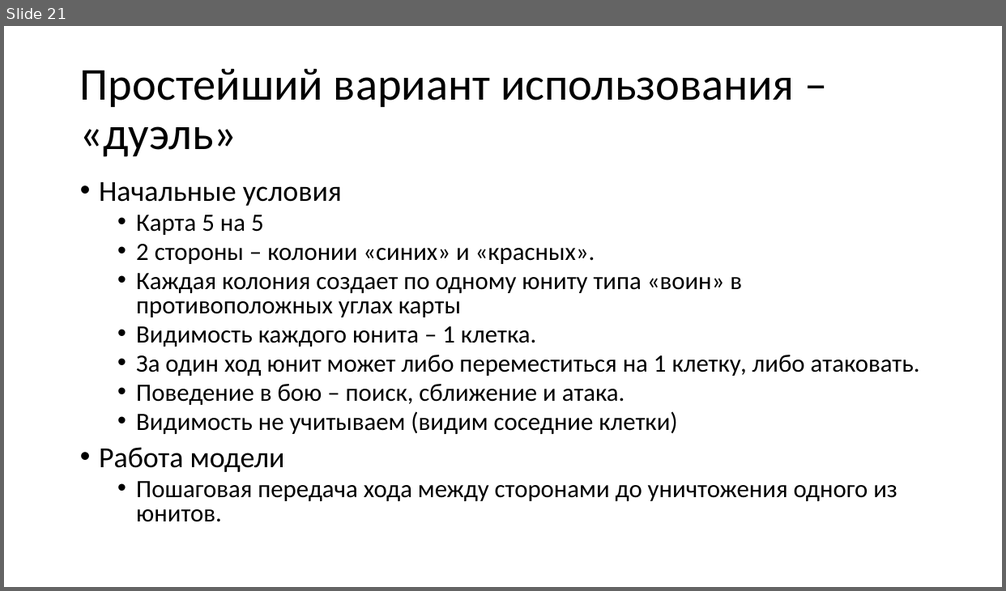
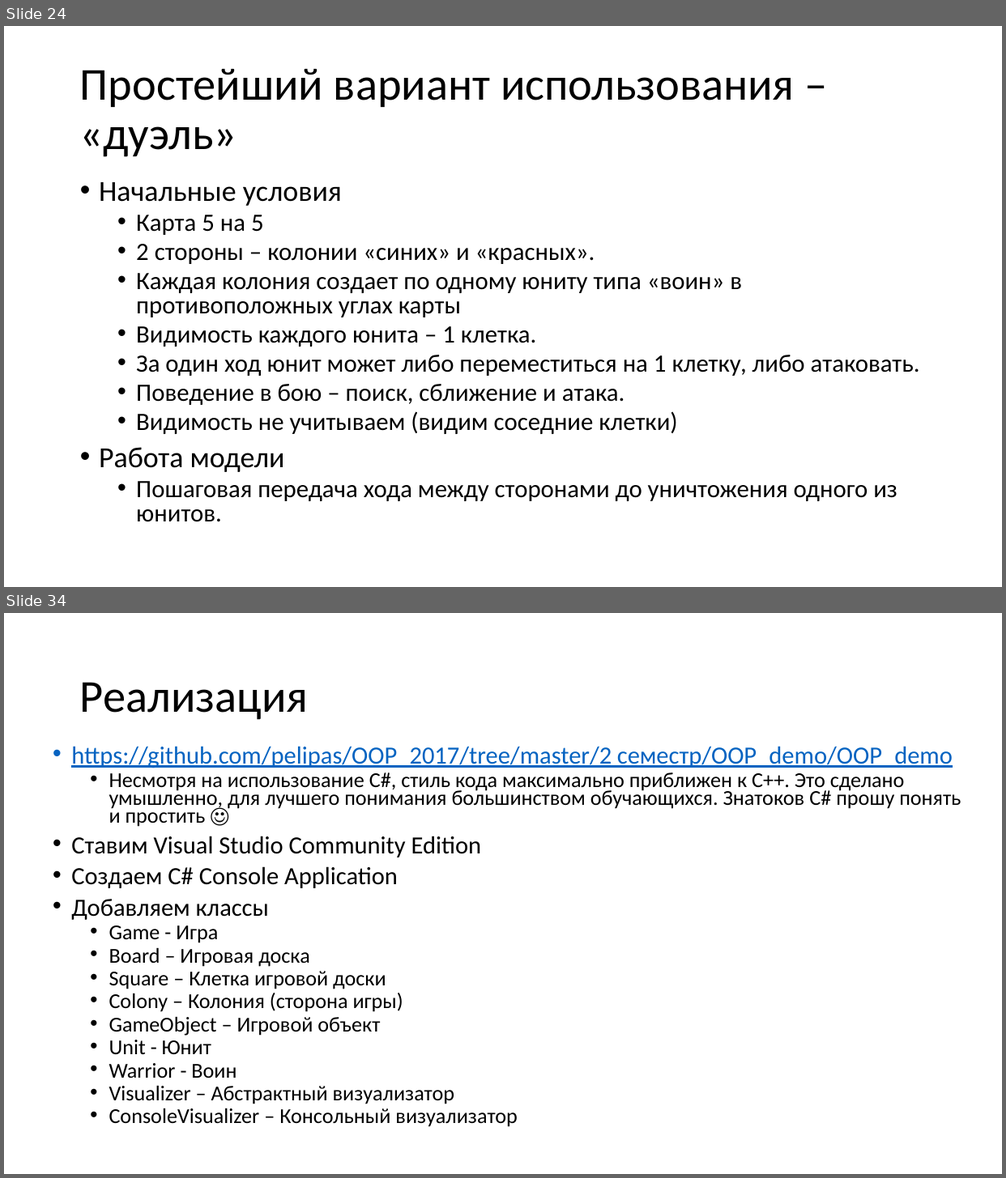
Before and after one commit to pelipas/OOP_2017, a slide deck: 2 семестр/02 OOA OOD.pptx. Shown one above the other, each under a label of ours: slide 21 before the commit, slides 24 and 34 after it; the slides between them are not shown. The pictures are 1006x591 and 1006x1178 pixels, drawn with LibreOffice and Linux fonts; fonts in the diff are those of the drawing. Boxes give left, top, right and bottom in pixels: in the first picture for what was removed or moved away, otherwise in the second. Text is boxed around its words. In the diff, an @@ line names an element or a change of style, - is before the commit and + after.

```diff
--- a/2 семестр/02 OOA OOD.pptx
+++ b/2 семестр/02 OOA OOD.pptx
@@ slide 34 added at (x1=4, y1=613, x2=1002, y2=1174), background #FFFFFF @@
@@ title added at (x1=80, y1=682, x2=308, y2=720), 44 pt, text #000000 @@
+Реализация
@@ text added at (x1=71, y1=746, x2=961, y2=1127), 20.4 pt, text #000000 @@
+• https://github.com/pelipas/OOP_2017/tree/master/2 семестр/OOP_demo/OOP_demo
+  • Несмотря на использование C#, стиль кода максимально приближен к С++. Это сделано умышленно, для лучшего понимания большинством обучающихся. Знатоков C# прошу понять и простить ☺
+• Ставим Visual Studio Community Edition
+• Создаем C# Console Application
+• Добавляем классы
+  • Game - Игра
+  • Board – Игровая доска
+  • Square – Клетка игровой доски
+  • Colony – Колония (сторона игры)
+  • GameObject – Игровой объект
+  • Unit - Юнит
+  • Warrior - Воин
+  • Visualizer – Абстрактный визуализатор
+  • ConsoleVisualizer – Консольный визуализатор
@@ what was slide 21 is now slide 24 @@
```
Also in this commit, not shown: 2 slides changed, 33 other slides added, 1 slide removed.
